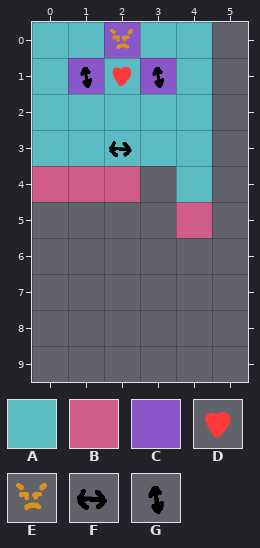
An edit to a level. Tiled map, spaders/src/map/debug/debug.tmx. Above is the file before it was changed.
Cells are 64x64 px. Shown: x 0..5, y 0..9.
Key: from "spadersTileset": A 0, B 5, C 7, D 35, E 36, F 37, G 38.
_ is an empty cell.
Layer "TestVerticalHorizontal" before, first column x 0:
 0 AACAA_
 1 ACACA_
 2 AAAAA_
 3 AAAAA_
 4 BBB_A_
 5 ____B_
 6 ______
 7 ______
 8 ______
 9 ______
After the commit:
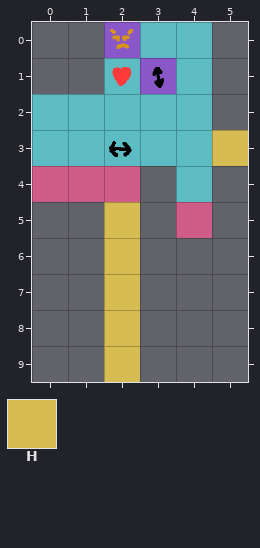
Further tiles: from "spadersTileset": H 2.
From old to new:
Layer "TestVerticalHorizontal":
The author put tile H in row 3 at x 5; in rows 5 to 9 at x 2.
Tile A is removed in row 0 at x 0 to 1; in row 1 at x 0.
Tile C is removed in row 1 at x 1.
Layer "_ADDON #4":
Tile G is removed in row 1 at x 1.
Boxes around the changes in both pictures, in picture pixels (x1, y1, x2, y2):
removed: (32, 22, 104, 94)
added: (212, 130, 248, 166)
added: (104, 202, 140, 382)
